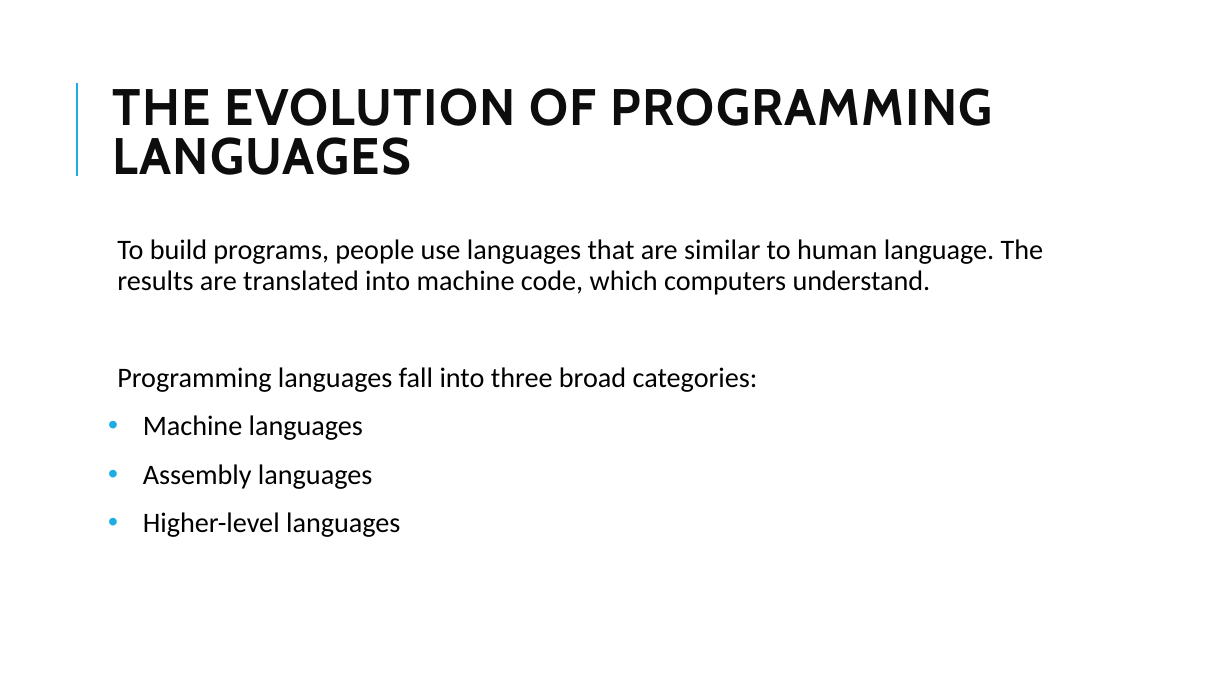
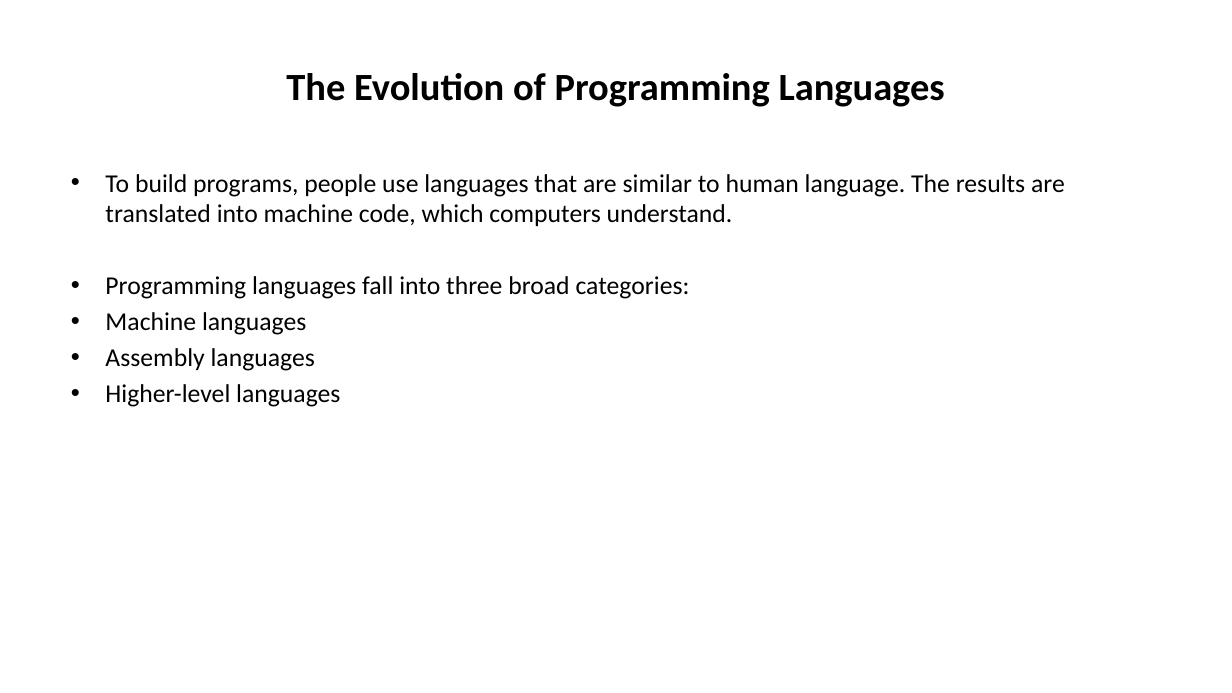
Before and after one commit to mahendra-shinde/JP, a slide deck: slide 2 of ritesh/Evolution and History of Programming Languages.pptx. Drawn at 1232x693 pixels with LibreOffice and Linux fonts; fonts in the diff are those of the drawing. Boxes give left, top, right and bottom in pixels: in the first picture for what was removed or moved away, otherwise in the second. Text is boxed around its words. In the diff, an @@ line names an element or a change of style, - is before the commit and + after.

```diff
--- a/ritesh/Evolution and History of Programming Languages.pptx
+++ b/ritesh/Evolution and History of Programming Languages.pptx
@@ line removed from (77, 176) to (77, 83) @@
@@ title at bbox=[286, 73, 945, 107]: text changed; size 40 to 30 pt; font Cabin to Calibri; text colour #0D0D0D to #000000 @@
-THE EVOLUTION OF PROGRAMMING LANGUAGES
+The Evolution of Programming Languages
@@ text "To build programs, people use ...": place and size @@
-text "To build programs, people use ..." at bbox=[117, 239, 1044, 537]
+text "To build programs, people use ..." at bbox=[105, 174, 1065, 407]
@@ text "To build programs, people use ..." at bbox=[105, 174, 1065, 407]: size 22 to 20 pt; bullet   to •; line spacing 0.9 to 1; less space between paragraphs @@
```
Also in this commit, not shown: 5 other slides changed, 3 slides added, 4 slides removed.
